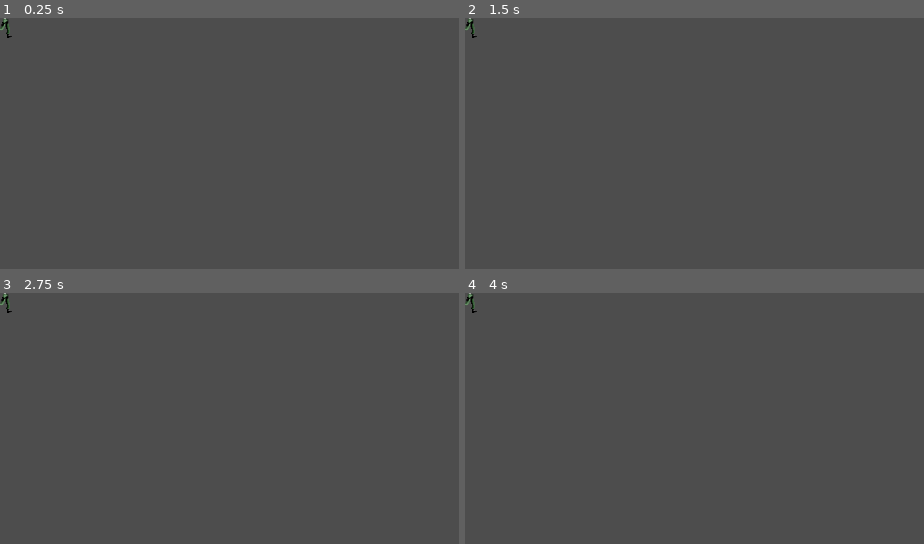
Above: before the commit, frames 1-4 (two rows, left to right).
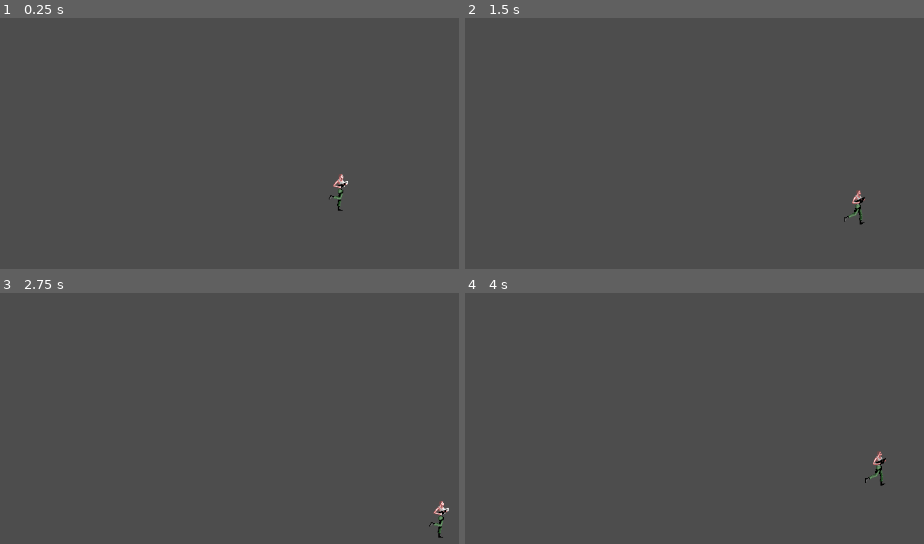
Above: after the commit, the same moments.

Repository: IsaacCepasDeFrutos/IntoTheAlienMaze
Game: Godot game, scene res://jugador.tscn
Two runs of this game, one before a commit and one after it. Both use one fixed random seed, a clock stepped at 60 frames per second and the inputs below.
Inputs:
- Up to frame 1 (0.25 s): no input
- Up to frame 2 (1.5 s): tap Enter at 0.5 s; hold Right (ui_right) 0.53-1.28 s; hold Down (ui_down) from 1.28 s (still down)
- Up to frame 3 (2.75 s): release Down (ui_down) at 2.03 s; hold Right (ui_right) from 2.03 s (still down)
- Up to frame 4 (4 s): release Right (ui_right) at 2.78 s; hold Up (ui_up) 2.78-3.53 s; hold Left (ui_left) from 3.53 s (still down)

The runs differ from the first frame. In frame 1, 0.2% of the frame differs, in the area x 0-76%, y 0-77%; in frame 2, 0.3%; in frame 3, 0.2%; in frame 4, 0.3%, in the area x 0-92%, y 0-77%.
Error before the commit: Attempt to call function 'play' in base 'null instance' on a null instance. (res://player_animation.gd:6)

Commit message:
Colider y script de animacion

Diff:
--- /dev/null
+++ b/intothealienmaze/jugador.gd
@@ -0,0 +1,33 @@
+extends Sprite2D
+
+# Velocidad de movimiento del jugador
+var speed: float = 100.0
+
+# Referencia al AnimationPlayer
+@onready var anim_player = $PlayerAnimation
+
+func _process(delta: float) -> void:
+	# Obtener la entrada del jugador
+	var input_vector = Vector2.ZERO
+	if Input.is_action_pressed("ui_right"):
+		input_vector.x += 1
+	if Input.is_action_pressed("ui_left"):
+		input_vector.x -= 1
+	if Input.is_action_pressed("ui_down"):
+		input_vector.y += 1
+	if Input.is_action_pressed("ui_up"):
+		input_vector.y -= 1
+
+	# Normalizar la dirección para mantener la velocidad uniforme en diagonal
+	input_vector = input_vector.normalized()
+
+	# Mover al jugador
+	position += input_vector * speed * delta
+
+	# Activar animación solo cuando se mueve hacia la derecha
+	if input_vector.x > 0:
+		if anim_player.current_animation != "rip_walk_right":
+			anim_player.play("rip_walk_right")
+	else:
+		# Parar la animación si no se está moviendo a la derecha
+		anim_player.stop()
--- a/intothealienmaze/jugador.tscn
+++ b/intothealienmaze/jugador.tscn
@@ -1,7 +1,22 @@
-[gd_scene load_steps=6 format=3 uid="uid://ctutjtgtow8dh"]
+[gd_scene load_steps=7 format=3 uid="uid://m78fb8lujt8c"]
 
 [ext_resource type="Texture2D" uid="uid://bowh55jop0t6s" path="res://rip_andar.png" id="1_d1sy6"]
-[ext_resource type="Script" path="res://player_animation.gd" id="2_ucvrt"]
+[ext_resource type="Script" path="res://jugador.gd" id="2_myr7k"]
+
+[sub_resource type="Animation" id="Animation_vwnfb"]
+length = 0.001
+tracks/0/type = "value"
+tracks/0/imported = false
+tracks/0/enabled = true
+tracks/0/path = NodePath(".:frame")
+tracks/0/interp = 1
+tracks/0/loop_wrap = true
+tracks/0/keys = {
+"times": PackedFloat32Array(0),
+"transitions": PackedFloat32Array(1),
+"update": 1,
+"values": [9]
+}
 
 [sub_resource type="Animation" id="Animation_b5tce"]
 resource_name = "rip_walk_right"
@@ -18,35 +33,29 @@
 "values": [0, 1, 2, 3, 4, 5, 6, 7, 8, 9]
 }
 
-[sub_resource type="Animation" id="Animation_vwnfb"]
-length = 0.001
-tracks/0/type = "value"
-tracks/0/imported = false
-tracks/0/enabled = true
-tracks/0/path = NodePath(".:frame")
-tracks/0/interp = 1
-tracks/0/loop_wrap = true
-tracks/0/keys = {
-"times": PackedFloat32Array(0),
-"transitions": PackedFloat32Array(1),
-"update": 1,
-"values": [0]
-}
-
 [sub_resource type="AnimationLibrary" id="AnimationLibrary_ow2l7"]
 _data = {
 "RESET": SubResource("Animation_vwnfb"),
 "rip_walk_right": SubResource("Animation_b5tce")
 }
 
+[sub_resource type="CapsuleShape2D" id="CapsuleShape2D_38w06"]
+radius = 7.0
+height = 46.0
+
 [node name="Jugador" type="Sprite2D"]
 texture_filter = 1
-position = Vector2(3, 3)
+position = Vector2(487, 252)
 texture = ExtResource("1_d1sy6")
 hframes = 10
+frame = 9
+script = ExtResource("2_myr7k")
 
 [node name="PlayerAnimation" type="AnimationPlayer" parent="."]
 libraries = {
 "": SubResource("AnimationLibrary_ow2l7")
 }
-script = ExtResource("2_ucvrt")
+
+[node name="CollisionShape2D" type="CollisionShape2D" parent="."]
+position = Vector2(5, 0)
+shape = SubResource("CapsuleShape2D_38w06")
--- a/intothealienmaze/player_animation.gd
+++ /dev/null
@@ -1,6 +0,0 @@
-extends AnimationPlayer
-
-
-# Called when the node enters the scene tree for the first time.
-func _ready():
-	$PlayerAnimation.play("rip_walk_right")
